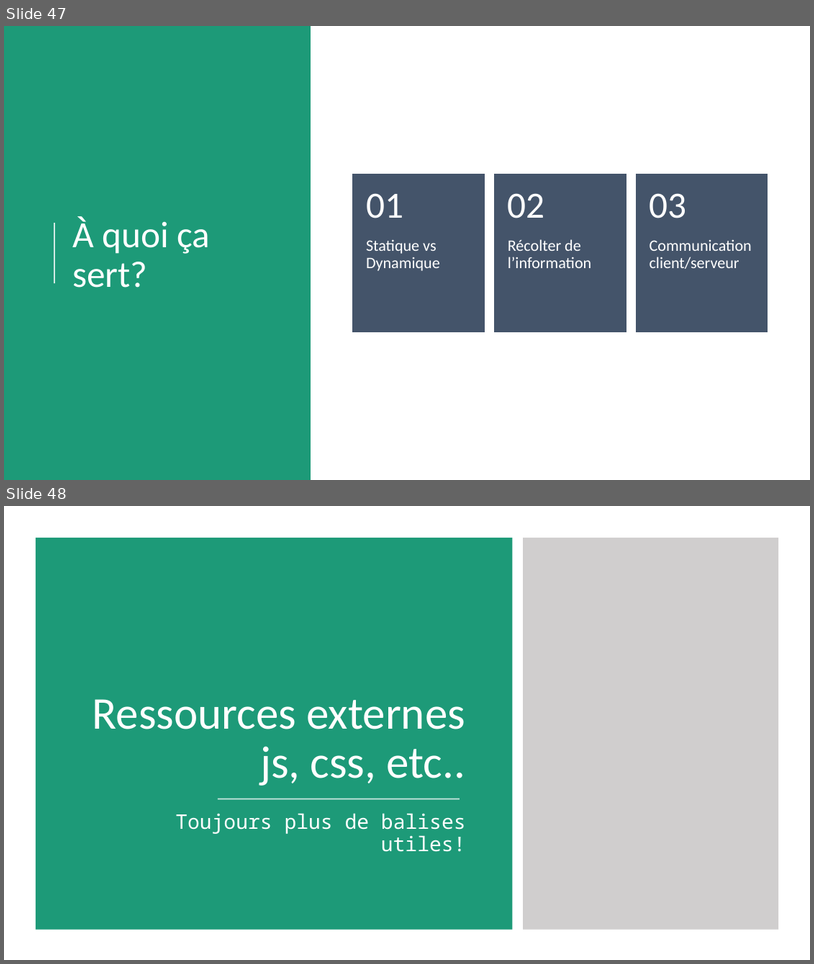
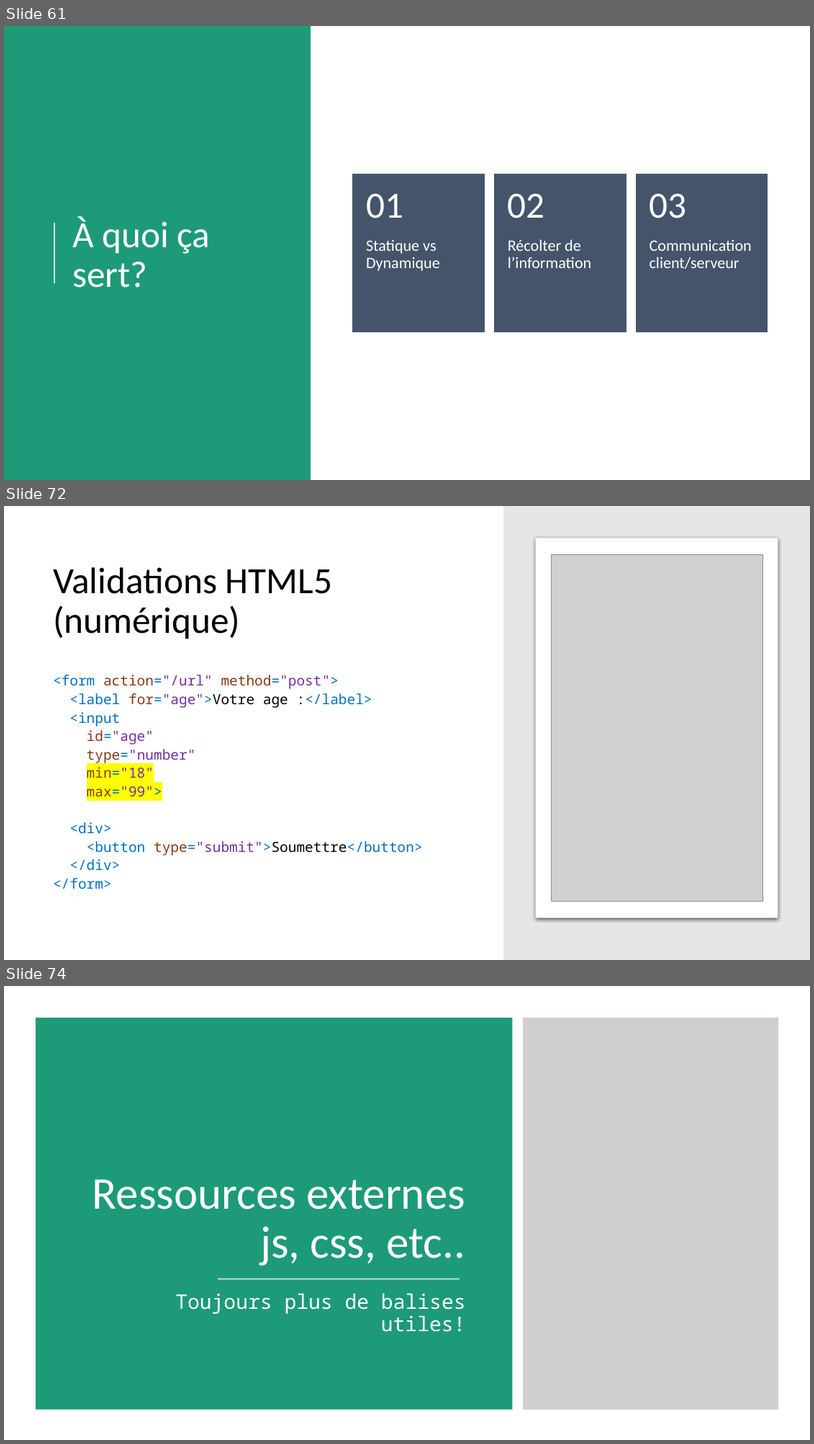
Before and after one commit to fragmatyc/SAAQ, a slide deck: HTML/1. Présentation/Cours HTML - v1.0.pptx. Shown one above the other, each under a label of ours: slides 47 and 48 before the commit, slides 61, 72 and 74 after it; the slides between them are not shown. The pictures are 814x964 and 814x1444 pixels, drawn with LibreOffice and Linux fonts; fonts in the diff are those of the drawing; grey boxes stand for pictures. Boxes give left, top, right and bottom in pixels: in the first picture for what was removed or moved away, otherwise in the second. Text is boxed around its words. In the diff, an @@ line names an element or a change of style, - is before the commit and + after.

```diff
--- a/HTML/1. Présentation/Cours HTML - v1.0.pptx
+++ b/HTML/1. Présentation/Cours HTML - v1.0.pptx
@@ slide 72 added at (x1=4, y1=506, x2=810, y2=960), background #FFFFFF @@
@@ rectangle added at (x1=504, y1=506, x2=810, y2=960), fill #E7E6E6 @@
@@ rounded rectangle added at (x1=536, y1=538, x2=778, y2=918), fill #FFFFFF @@
@@ title added at (x1=53, y1=567, x2=332, y2=639), 44 pt, text #000000 @@
+Validations HTML5 (numérique)
@@ picture added at (x1=551, y1=555, x2=763, y2=901) @@
@@ text added at (x1=53, y1=674, x2=422, y2=888), 16.6 pt, text #0070C0 @@
+<form action="/url" method="post">
+<label for="age">Votre age :</label>
+<input
+id="age"
+type="number"
+min="18"
+max="99">
+<div>
+<button type="submit">Soumettre</button>
+</div>
+</form>
@@ what was slide 47 is now slide 61 @@
@@ what was slide 48 is now slide 74 @@
```
Also in this commit, not shown: 2 slides changed, 32 other slides added, 2 slides removed.
